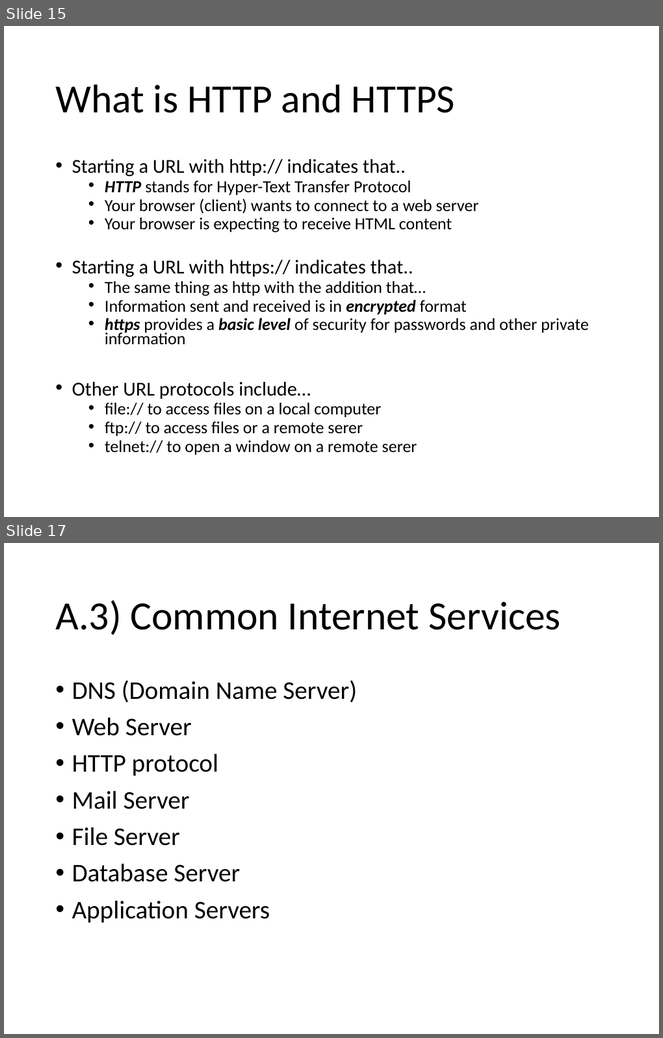
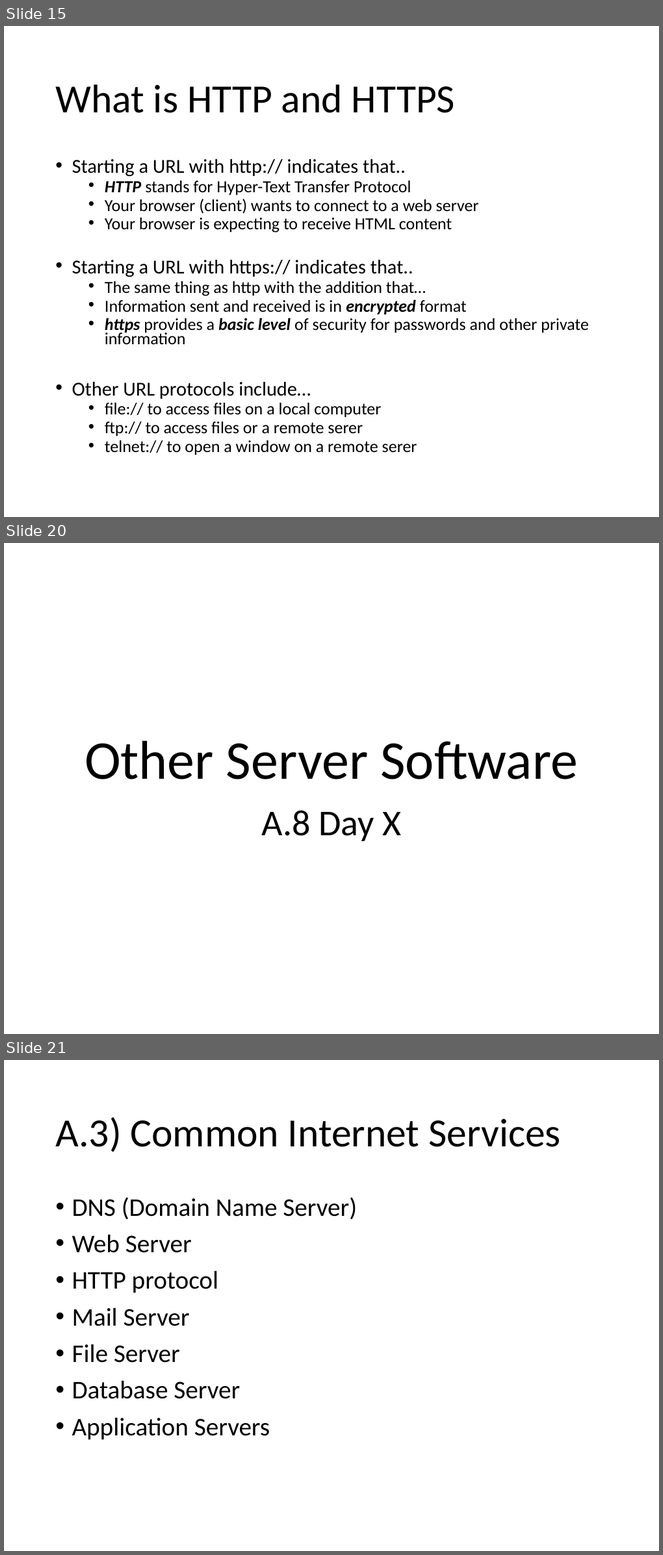
Before and after one commit to Greg5519/ICS2O0, a slide deck: Topic A Understanding Computers/A.8 Lesson - World Wide Web.pptx. Shown one above the other, each under a label of ours: slides 15 and 17 before the commit, slides 15, 20 and 21 after it; the slides between them are not shown. The pictures are 663x1038 and 663x1555 pixels, drawn with LibreOffice and Linux fonts; fonts in the diff are those of the drawing. Boxes give left, top, right and bottom in pixels: in the first picture for what was removed or moved away, otherwise in the second. Text is boxed around its words. In the diff, an @@ line names an element or a change of style, - is before the commit and + after.

```diff
--- a/Topic A Understanding Computers/A.8 Lesson - World Wide Web.pptx
+++ b/Topic A Understanding Computers/A.8 Lesson - World Wide Web.pptx
@@ slide 20 added at [4, 543, 659, 1034], background #FFFFFF @@
@@ title added at [85, 741, 578, 780], 60 pt, text #000000 @@
+Other Server Software
@@ subtitle added at [261, 810, 401, 841], 40 pt, text #000000 @@
+A.8 Day X
@@ what was slide 17 is now slide 21 @@
```
Also in this commit, not shown: 1 slide changed, 3 other slides added, 2 other files.
